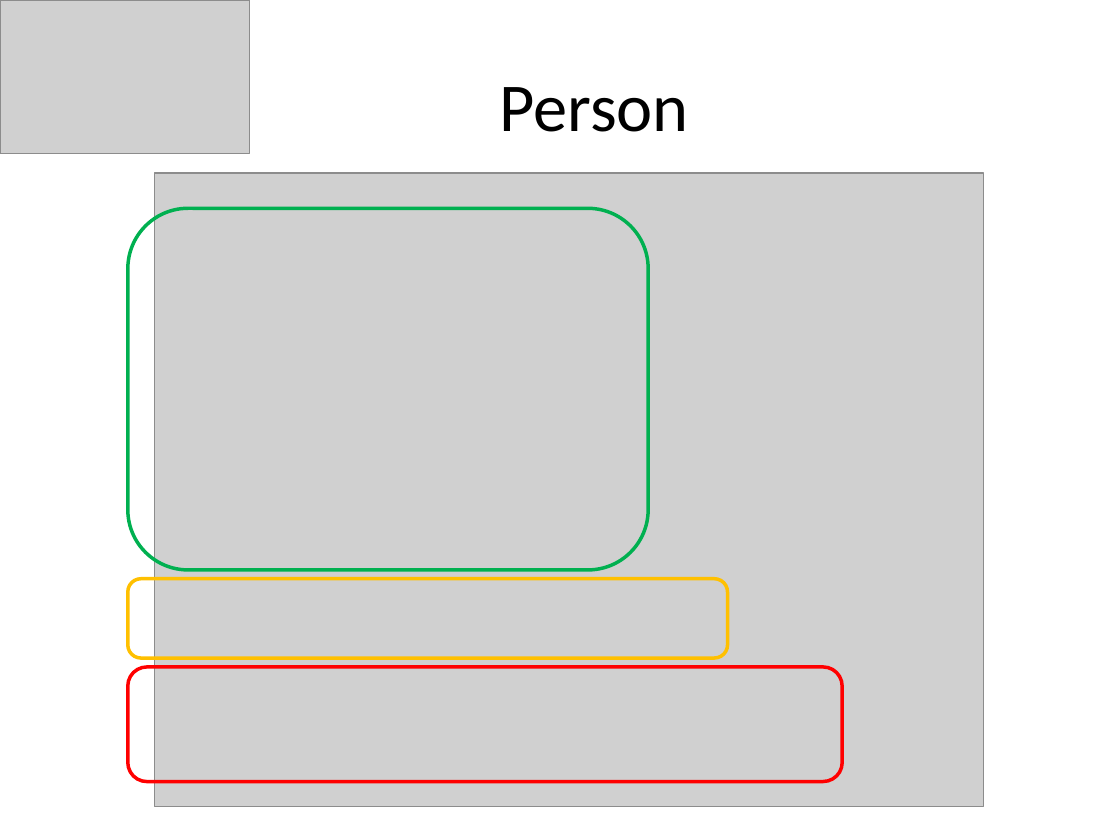
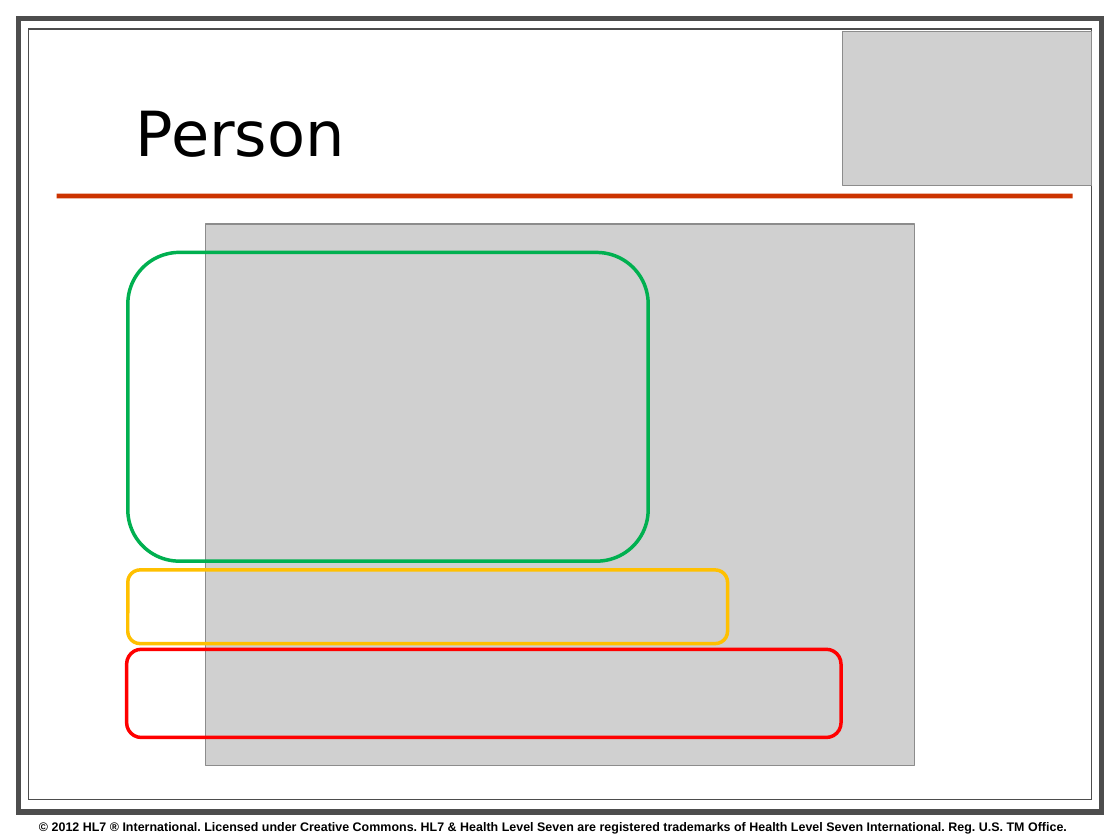
Before and after one commit to vista-novo/fhir, a slide deck: slide 9 of presentations/2012 Dec Webinar/FHIR Webinar.pptx (slide 8 before the commit). Drawn at 1120x840 pixels with LibreOffice and Linux fonts; fonts in the diff are those of the drawing; grey boxes stand for pictures; background and template pictures are left out. Boxes give left, top, right and bottom in pixels: in the first picture for what was removed or moved away, otherwise in the second. Text is boxed around its words. In the diff, an @@ line names an element or a change of style, - is before the commit and + after.

```diff
--- a/presentations/2012 Dec Webinar/FHIR Webinar.pptx
+++ b/presentations/2012 Dec Webinar/FHIR Webinar.pptx
@@ rectangle added at (x1=19, y1=19, x2=1102, y2=812), fill #FFFFFF, outline #4D4D4D 3.5 pt @@
@@ rectangle added at (x1=28, y1=29, x2=1091, y2=800), fill #FFFFFF, outline #4D4D4D 0.75 pt @@
@@ title "Person" at (x1=136, y1=110, x2=345, y2=157): size 44 to 40 pt, font Calibri to DejaVu Sans; alignment centre to left; line spacing 1 to 0.8; vertical alignment middle to bottom @@
@@ picture moved from (x1=0, y1=0, x2=250, y2=153) to (x1=842, y1=32, x2=1092, y2=186) @@
@@ line added from (57, 196) to (1073, 196), #CC3300 3 pt @@
@@ picture resized from (x1=155, y1=174, x2=983, y2=808) to (x1=206, y1=224, x2=915, y2=765) @@
@@ rounded rectangle resized from (x1=128, y1=208, x2=648, y2=570) to (x1=128, y1=252, x2=648, y2=561) @@
@@ rounded rectangle resized from (x1=128, y1=579, x2=727, y2=659) to (x1=128, y1=570, x2=727, y2=644) @@
@@ rounded rectangle resized from (x1=128, y1=666, x2=842, y2=781) to (x1=127, y1=650, x2=841, y2=738) @@
@@ text added at (x1=52, y1=822, x2=1067, y2=834), 8 pt, text #000000, bold @@
+© 2012 HL7 ® International. Licensed under Creative Commons. HL7 & Health Level Seven are registered trademarks of Health Level Seven International. Reg. U.S. TM Office.
```
Also in this commit, not shown: 16 other slides changed, 3 slides added, 2 slides removed.
